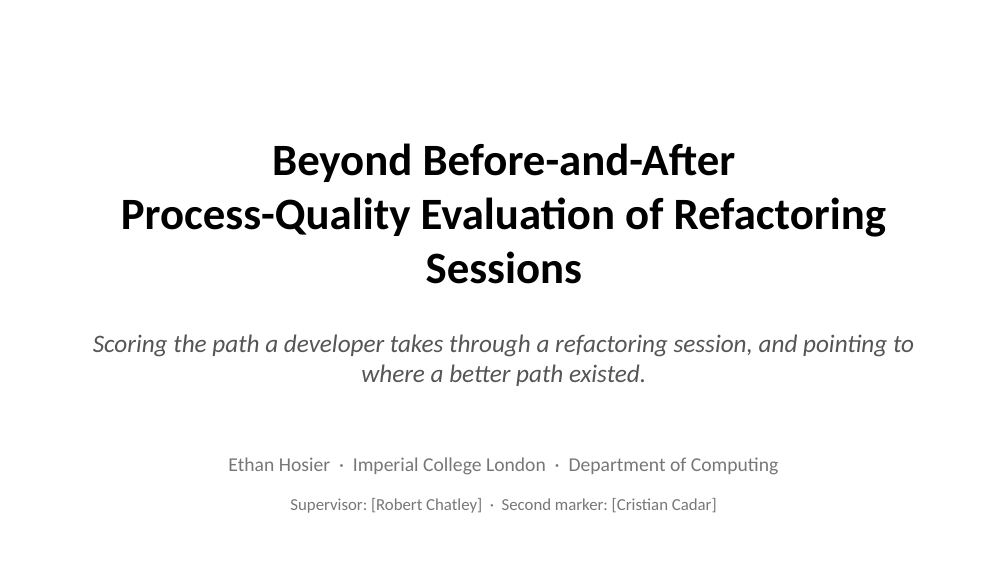
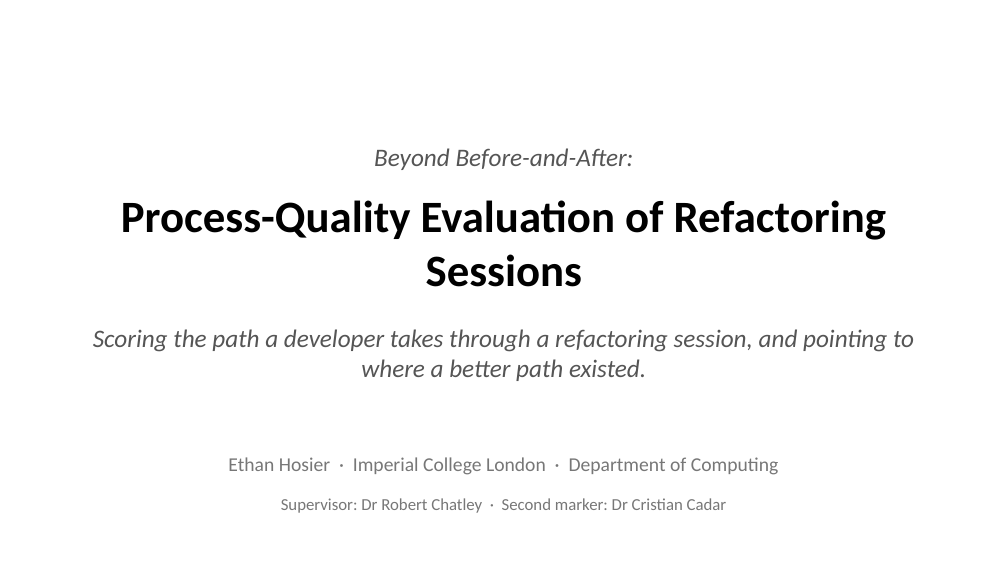
Before and after one commit to EthanHosier/fyp, a slide deck: slide 1 of presentation/slides.pptx. Drawn at 1008x567 pixels with LibreOffice and Linux fonts; fonts in the diff are those of the drawing. Boxes give left, top, right and bottom in pixels: in the first picture for what was removed or moved away, otherwise in the second. Text is boxed around its words. In the diff, an @@ line names an element or a change of style, - is before the commit and + after.

```diff
--- a/presentation/slides.pptx
+++ b/presentation/slides.pptx
@@ text at <box>272,143,736,182</box>: paragraph removed @@
-Beyond Before-and-After
@@ text added at <box>374,148,634,170</box>, 18 pt, text #555555, italic @@
+Beyond Before-and-After:
@@ text "Process-Quality Evaluation of Refactoring Sessions": place and size @@
-text "Process-Quality Evaluation of Refactoring Sessions" at <box>121,143,887,284</box>
+text "Process-Quality Evaluation of Refactoring Sessions" at <box>121,200,887,287</box>
@@ text "Scoring the path a developer ...": place and size @@
-text "Scoring the path a developer ..." at <box>93,334,914,386</box>
+text "Scoring the path a developer ..." at <box>93,329,914,381</box>
@@ text at <box>281,498,727,513</box>: text changed @@
-Supervisor: [Robert Chatley] · Second marker: [Cristian Cadar]
+Supervisor: Dr Robert Chatley · Second marker: Dr Cristian Cadar
```
Also in this commit, not shown: 6 other slides changed, 1 other file.
